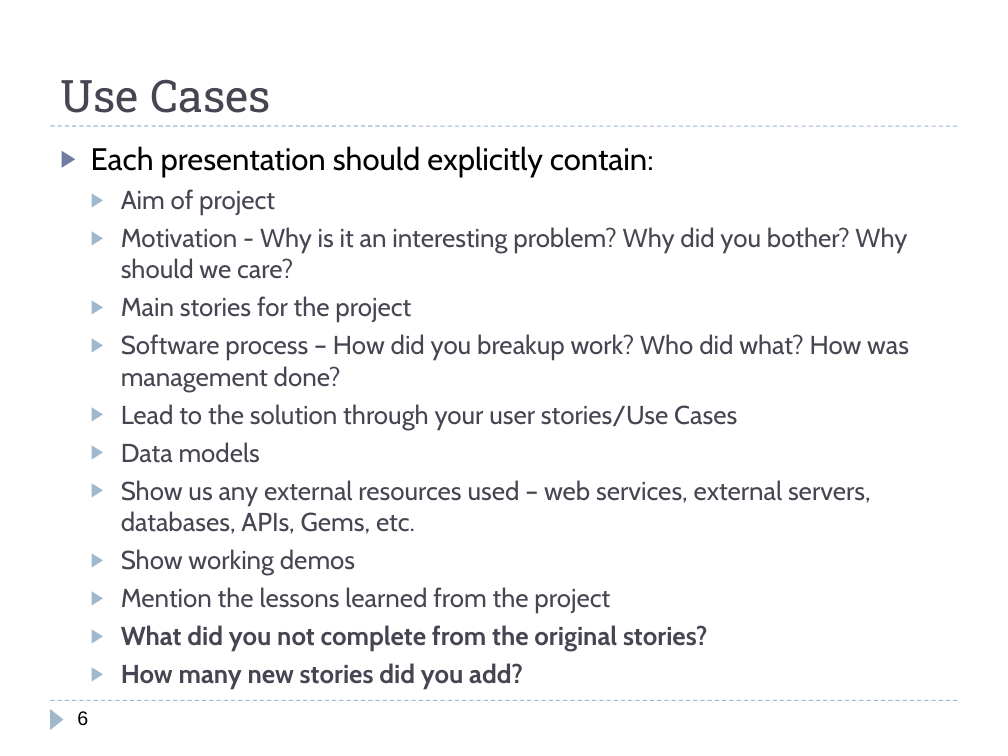
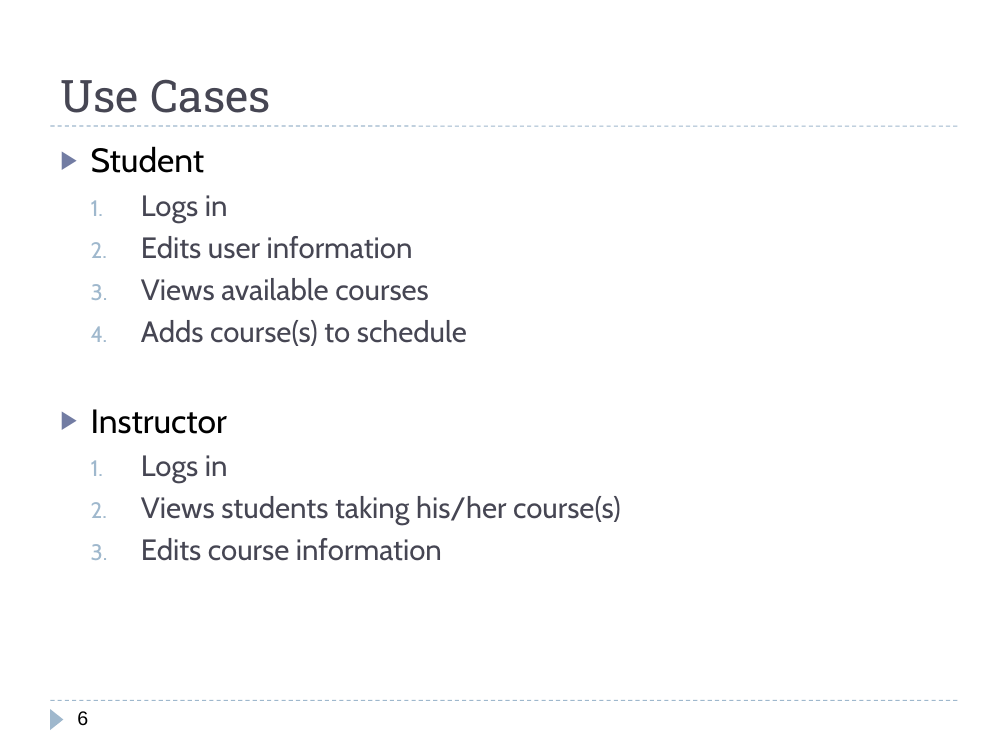
Before and after one commit to Polo08816/AdWebDevProjectRepo, a slide deck: slide 6 of Documents/Presentation.pptx. Drawn at 1008x756 pixels with LibreOffice and Linux fonts; fonts in the diff are those of the drawing. Boxes give left, top, right and bottom in pixels: in the first picture for what was removed or moved away, otherwise in the second. Text is boxed around its words. In the diff, an @@ line names an element or a change of style, - is before the commit and + after.

```diff
--- a/Documents/Presentation.pptx
+++ b/Documents/Presentation.pptx
@@ text at [91, 146, 621, 561]: text changed; size 18.5 to 21 pt @@
-▶ Each presentation should explicitly contain:
-  ▶ Aim of project
-  ▶ Motivation - Why is it an interesting problem? Why did you bother? Why should we care?
-  ▶ Main stories for the project
-  ▶ Software process – How did you breakup work? Who did what? How was management done?
-  ▶ Lead to the solution through your user stories/Use Cases
-  ▶ Data models
-  ▶ Show us any external resources used – web services, external servers, databases, APIs, Gems, etc.
-  ▶ Show working demos
-  ▶ Mention the lessons learned from the project
-  ▶ What did you not complete from the original stories?
-  ▶ How many new stories did you add?
+▶ Student
+  1. Logs in
+  2. Edits user information
+  3. Views available courses
+  4. Adds course(s) to schedule
+▶ Instructor
+  1. Logs in
+  2. Views students taking his/her course(s)
+  3. Edits course information
```
Also in this commit, not shown: 5 other slides changed, 2 slides added, 6 slides removed.
